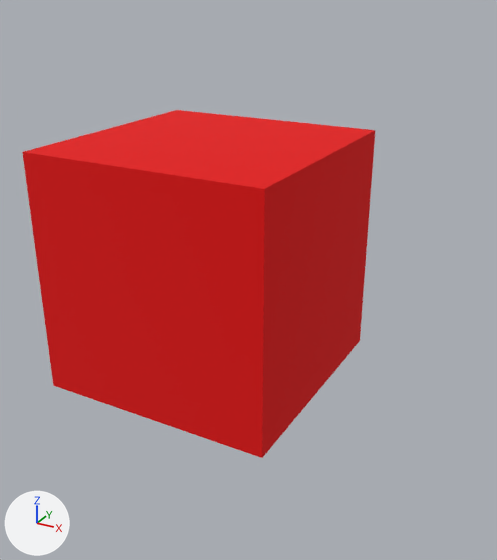
The glTF model macos/assets/sample.glb as it was, and as the next commit left it.
Before and after are seen from a 50 mm lens placed at (1.43, -2.29, 1.08), pointed at (0.08, 0.16, -0.14). Arrows for +X, +Y and +Z are at lower left; the lights stay in place. The picture after the commit comes second. Vertices at exactly the same position are counted once.
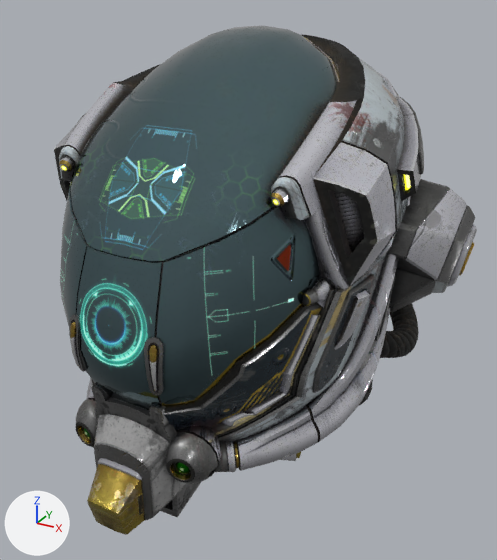
Location of each change, [x1, y1, x2, y2] in pixels of the pictures (497 x 560 px):
'Mesh', reshaped, turned, moved, recoloured: before [22, 110, 375, 458]; after [54, 25, 477, 535]

What the commit changed:
Picture 'Image_0' (img_image_0) is new.
Picture 'Image_2' (img_image_2) is new.
Picture 'Image_4' (img_image_4) is new.
Picture 'Image_1' (img_image_1) is new.
Material 'Material_MR' (mat_material_mr) is new.
Uses the picture img_image_0.
Uses the picture img_image_1.
Uses the picture img_image_2.
Uses the picture img_image_4.
me_mesh is used by ob_mesh; parent ob_node_0; location (0.0, 0.0, 0.0).
me_mesh had 8 vertices, 12 faces and spanned x -0.5..0.5, y -0.5..0.5, z -0.5..0.5.
me_mesh no longer uses material mat_red (red #e70000).
me_mesh now has 8661 vertices, 15452 faces and spans x -0.947..0.942, y -0.901..0.901, z -1.187..0.813.
me_mesh part 1: 8 vertices removed from x -0.5..0.5, y -0.5..0.5, z -0.5..0.5; 8661 vertices added at x -0.947..0.942, y -0.901..0.901, z -1.187..0.813.
me_mesh gains material mat_material_mr.
In object 'Mesh' (ob_mesh), parent is no longer ob_node_0.
Object 'Mesh' (ob_mesh) turns from (0, 0, 0) to (90, 0, 0) degrees about x, y and z.
